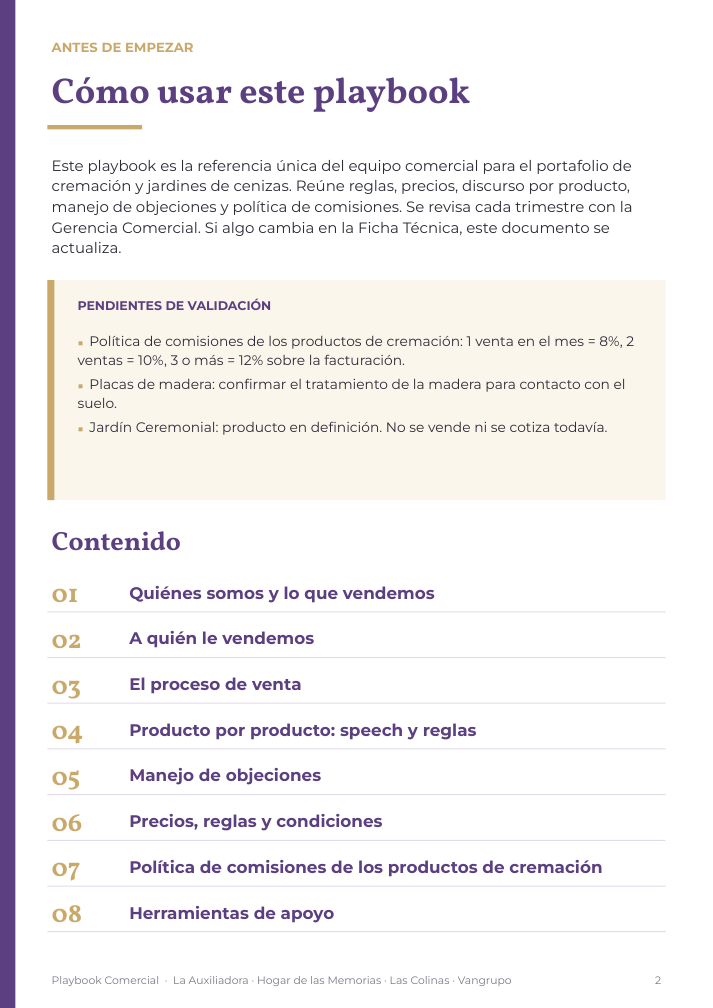
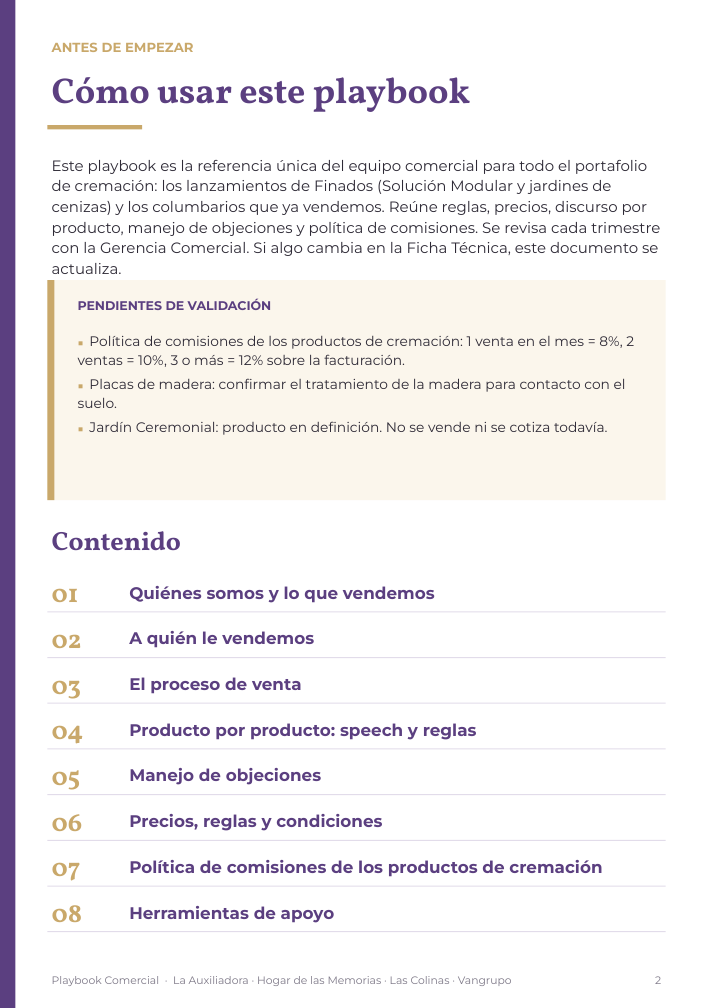
Before and after one commit to os267/teste, a slide deck: slide 2 of playbook/salida/Playbook_Comercial_Cremacion_Vangrupo_Vertical.pptx. Drawn at 713x1008 pixels with LibreOffice and Linux fonts; fonts in the diff are those of the drawing. Boxes give left, top, right and bottom in pixels: in the first picture for what was removed or moved away, otherwise in the second. Text is boxed around its words. In the diff, an @@ line names an element or a change of style, - is before the commit and + after.

```diff
--- a/playbook/salida/Playbook_Comercial_Cremacion_Vangrupo_Vertical.pptx
+++ b/playbook/salida/Playbook_Comercial_Cremacion_Vangrupo_Vertical.pptx
@@ text at (52,160,660,274): text changed @@
-Este playbook es la referencia única del equipo comercial para el portafolio de cremación y jardines de cenizas. Reúne reglas, precios, discurso por producto, manejo de objeciones y política de comisiones. Se revisa cada trimestre con la Gerencia Comercial. Si algo cambia en la Ficha Técnica, este documento se actualiza.
+Este playbook es la referencia única del equipo comercial para todo el portafolio de cremación: los lanzamientos de Finados (Solución Modular y jardines de cenizas) y los columbarios que ya vendemos. Reúne reglas, precios, discurso por producto, manejo de objeciones y política de comisiones. Se revisa cada trimestre con la Gerencia Comercial. Si algo cambia en la Ficha Técnica, este documento se actualiza.
```
Also in this commit, not shown: 8 other slides changed, 12 other files.
